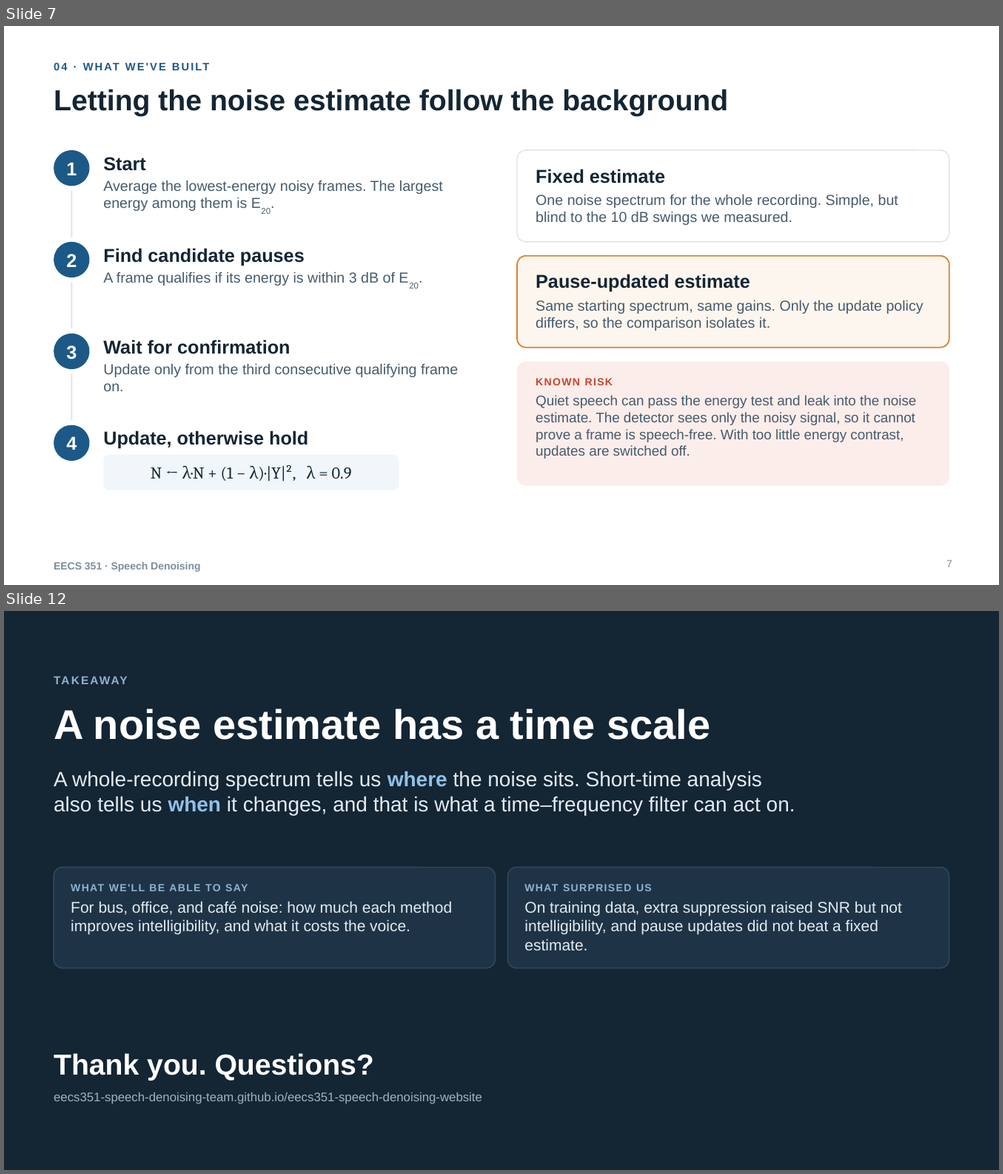
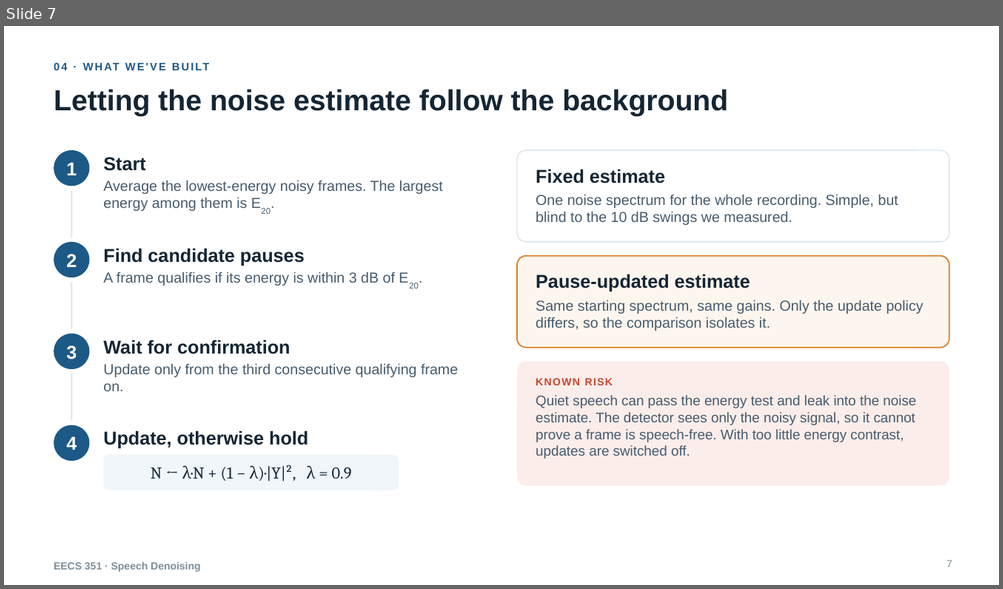
Before and after one commit to eecs351-speech-denoising-team/eecs351-speech-denoising-website, a slide deck: reports/project_presentation.pptx. Shown one above the other, each under a label of ours: slides 7 and 12 before the commit, slide 7 after it; the slides between them are not shown. The pictures are 1003x1174 and 1003x589 pixels, drawn with LibreOffice and Linux fonts; fonts in the diff are those of the drawing. Boxes give left, top, right and bottom in pixels: in the first picture for what was removed or moved away, otherwise in the second. Text is boxed around its words. In the diff, an @@ line names an element or a change of style, - is before the commit and + after.

```diff
--- a/reports/project_presentation.pptx
+++ b/reports/project_presentation.pptx
@@ slide 12 removed at (4,611,999,1170), background #142534 @@
@@ text removed at (54,673,353,695) @@
-TAKEAWAY
@@ text removed at (54,709,710,740) @@
-A noise estimate has a time scale
@@ text removed at (54,771,795,815) @@
-A whole-recording spectrum tells us where the noise sits. Short-time analysis also tells us when it changes, and that is what a time–frequency filter can act on.
@@ rounded rectangle removed at (54,868,495,968) @@
@@ rounded rectangle removed at (508,868,949,968) @@
@@ text removed at (71,884,452,935) @@
-WHAT WE'LL BE ABLE TO SAY
-For bus, office, and café noise: how much each method improves intelligibility, and what it costs the voice.
@@ text removed at (524,884,902,951) @@
-WHAT SURPRISED US
-On training data, extra suppression raised SNR but not intelligibility, and pause updates did not beat a fixed estimate.
@@ text removed at (54,1054,374,1081) @@
-Thank you. Questions?
@@ text removed at (54,1093,482,1105) @@
-eecs351-speech-denoising-team.github.io/eecs351-speech-denoising-website
```
Also in this commit, not shown: 4 slides changed, 3 slides added, 5 other files.
